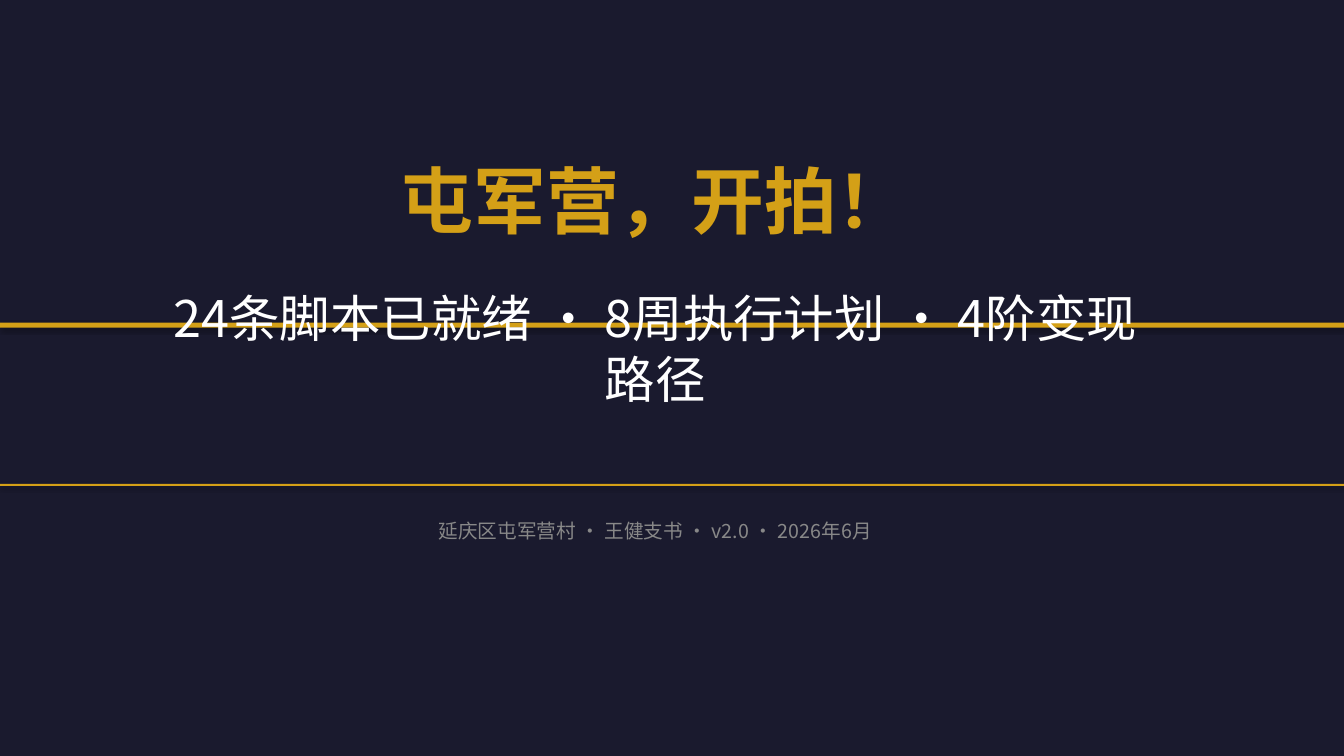
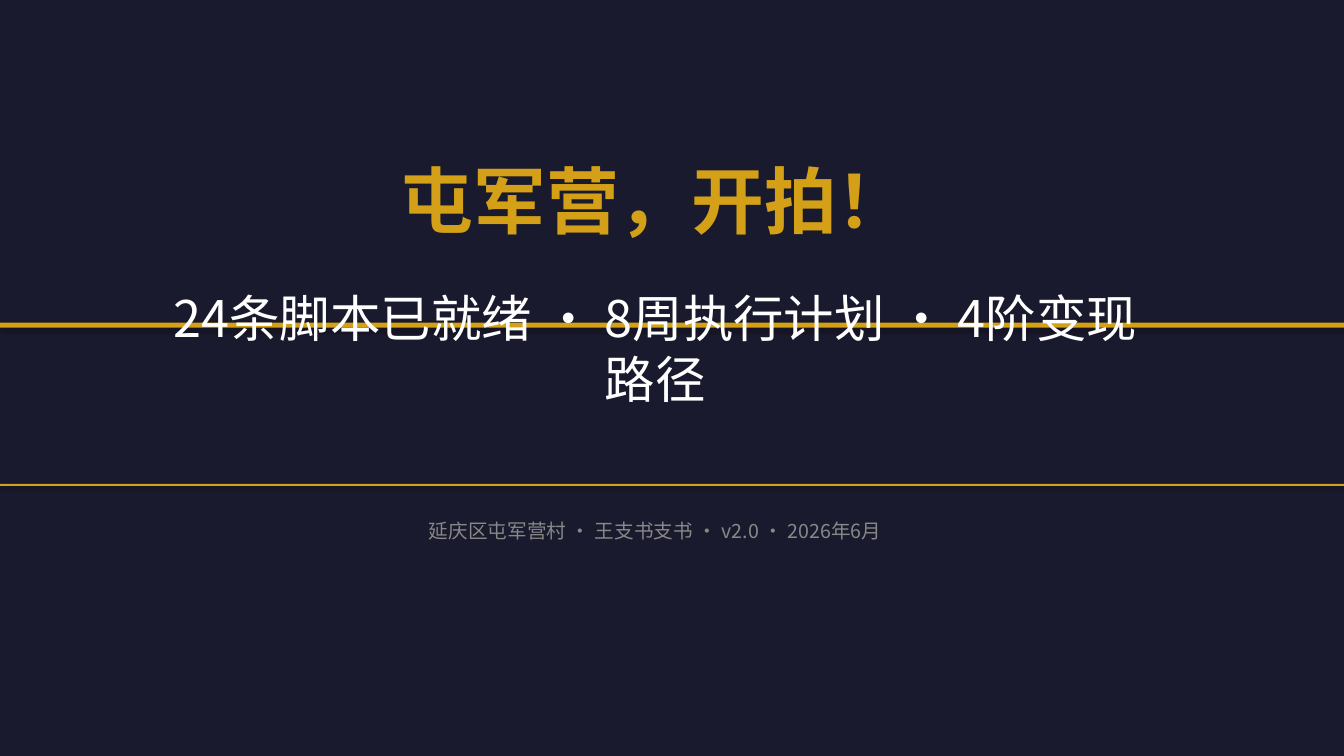
Before and after one commit to 975801846-star/workspace-outputs, a slide deck: slide 26 of tunjunying/plan_v2.pptx. Drawn at 1344x756 pixels with LibreOffice and Linux fonts; fonts in the diff are those of the drawing. Boxes give left, top, right and bottom in pixels: in the first picture for what was removed or moved away, otherwise in the second. Text is boxed around its words. In the diff, an @@ line names an element or a change of style, - is before the commit and + after.

Commit message:
fix: 全局替换「王健」→「王支书」

```diff
--- a/tunjunying/plan_v2.pptx
+++ b/tunjunying/plan_v2.pptx
@@ text at (429,521,881,540): text changed @@
-延庆区屯军营村 · 王健支书 · v2.0 · 2026年6月
+延庆区屯军营村 · 王支书支书 · v2.0 · 2026年6月
```
Also in this commit, not shown: 3 other slides changed, 1 other file.
